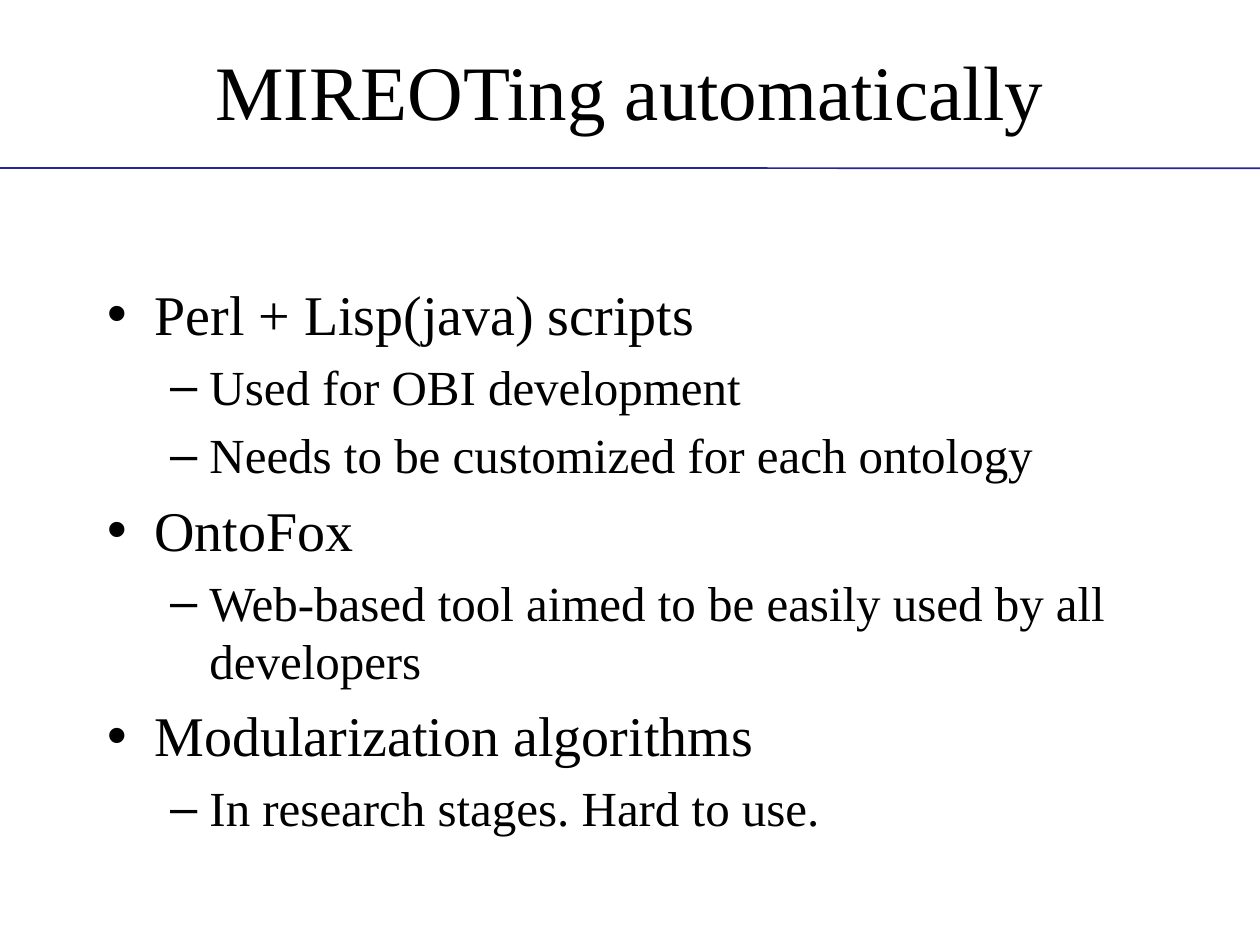
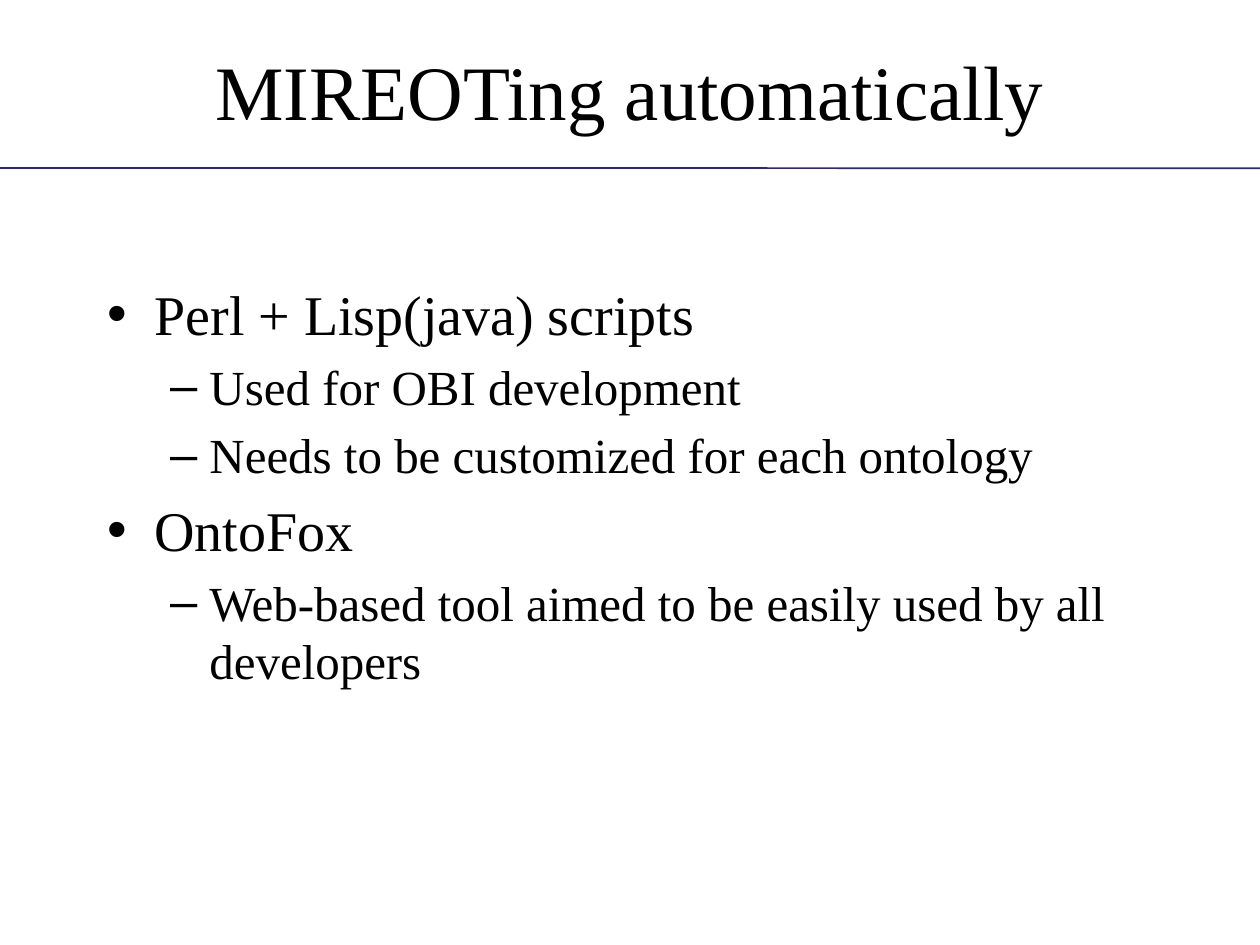
Before and after one commit to obi-ontology/obi-legacy-svn, a slide deck: slide 6 of trunk/docs/presentations/OBI tutorial July 2011 ICBO/MIREOT-View.pptx. Drawn at 1260x945 pixels with LibreOffice and Linux fonts; fonts in the diff are those of the drawing; background and template pictures are left out. Boxes give left, top, right and bottom in pixels: in the first picture for what was removed or moved away, otherwise in the second. Text is boxed around its words. In the diff, an @@ line names an element or a change of style, - is before the commit and + after.

```diff
--- a/trunk/docs/presentations/OBI tutorial July 2011 ICBO/MIREOT-View.pptx
+++ b/trunk/docs/presentations/OBI tutorial July 2011 ICBO/MIREOT-View.pptx
@@ text at box(154, 717, 819, 836): paragraphs removed @@
-• Modularization algorithms
-  – In research stages. Hard to use.
```
Also in this commit, not shown: 2 slides added.
